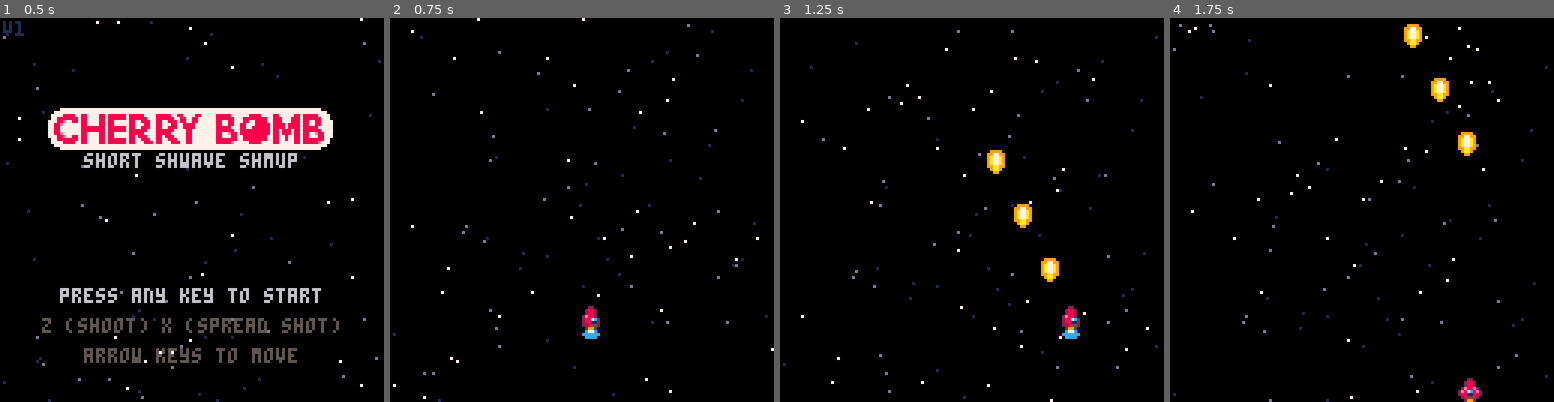
Above: before the commit, frames 1-4 (left to right).
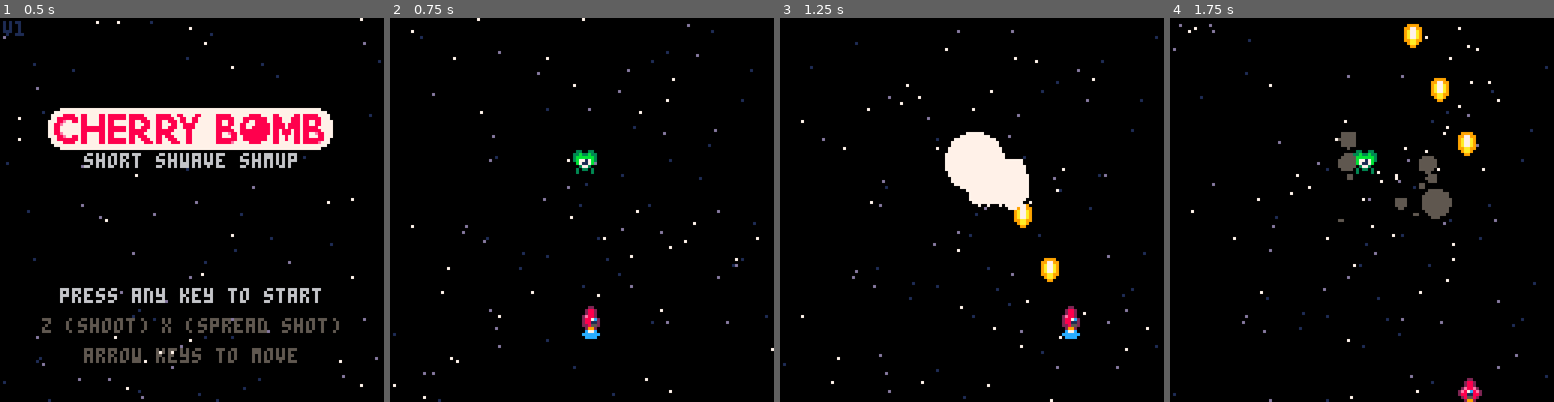
Above: after the commit, the same moments.

Repository: jakeklassen/cherry-bomb-godot
Game: Godot game, scene res://scenes/screens/title_screen.tscn
The game is run twice, just before and just after one commit, with the same random seed, the same clock (stepped at 60 frames per second) and the same inputs.
Inputs:
- Up to frame 1 (0.5 s): no input
- Up to frame 2 (0.75 s): tap Enter at 0.5 s; hold Right (move_right) from 0.53 s (still down); hold X (fire) from 0.53 s (still down)
- Up to frame 3 (1.25 s): keep holding Right (move_right); keep holding X (fire)
- Up to frame 4 (1.75 s): release Right (move_right) at 1.28 s; release X (fire) at 1.28 s; hold Down (move_down) from 1.28 s (still down); tap X (fire) at 1.35 s

Frame 1 is identical in both runs. In frame 2, 0.3% of the frame differs, in the area x 47-54%, y 34-41%; in frame 3, 3.0%, in the area x 42-65%, y 29-50%; in frame 4, 1.5%.

Commit message:
saving some explosion work

Diff:
--- a/project.godot
+++ b/project.godot
@@ -23,6 +23,7 @@
 window/size/window_width_override=512
 window/size/window_height_override=512
 window/stretch/mode="viewport"
+window/vsync/vsync_mode=0
 
 [editor]
 
@@ -79,6 +80,14 @@
 ]
 }
 
+[layer_names]
+
+2d_physics/layer_1="Player"
+2d_physics/layer_2="Player Projectile"
+2d_physics/layer_3="Pickup"
+2d_physics/layer_4="Enemy"
+2d_physics/layer_5="Enemy Projectile"
+
 [rendering]
 
 textures/canvas_textures/default_texture_filter=0
--- a/scenes/entities/bullet.gd
+++ b/scenes/entities/bullet.gd
@@ -16,3 +16,28 @@
 
 func _on_visible_on_screen_notifier_2d_screen_exited() -> void:
 	queue_free()
+
+func _on_area_entered(area: Area2D) -> void:
+	velocity = Vector2.ZERO
+	z_index = 100
+	$Sprite2D.texture = null
+
+	var flash = Particle.new()
+	flash.age = 0
+	flash.max_age = 0
+	flash.radius = 12
+	flash.color = Color.hex(Pico8.Pico8Color.Color7)
+	flash.velocity = Vector2.ZERO
+	area.add_child(flash)
+
+	for i in 30:
+		add_child(Particle.new())
+
+	for i in 20:
+		var spark = Particle.new()
+		spark.spark = true
+		spark.velocity = Vector2(randf_range(-120, 120), randf_range(-120, 120))
+		add_child(spark)
+
+	await get_tree().create_timer(1).connect("timeout", queue_free)
+#	queue_free()
--- a/scenes/entities/bullet.tscn
+++ b/scenes/entities/bullet.tscn
@@ -7,6 +7,8 @@
 size = Vector2(6, 8)
 
 [node name="Bullet" type="Area2D"]
+collision_layer = 2
+collision_mask = 8
 script = ExtResource("1_awwi1")
 
 [node name="CollisionShape2D" type="CollisionShape2D" parent="."]
@@ -19,4 +21,5 @@
 
 [node name="VisibleOnScreenNotifier2D" type="VisibleOnScreenNotifier2D" parent="."]
 
+[connection signal="area_entered" from="." to="." method="_on_area_entered"]
 [connection signal="screen_exited" from="VisibleOnScreenNotifier2D" to="." method="_on_visible_on_screen_notifier_2d_screen_exited"]
--- a/scenes/entities/enemies/green_alien.tscn
+++ b/scenes/entities/enemies/green_alien.tscn
@@ -42,11 +42,12 @@
 size = Vector2(8, 8)
 
 [node name="GreenAlien" type="Area2D"]
+collision_layer = 8
+collision_mask = 3
 
 [node name="AnimatedSprite2D" type="AnimatedSprite2D" parent="."]
 sprite_frames = SubResource("SpriteFrames_jk4ho")
 autoplay = "default"
 
 [node name="CollisionShape2D" type="CollisionShape2D" parent="."]
-visible = false
 shape = SubResource("RectangleShape2D_85h8s")
--- a/scenes/game.tscn
+++ /dev/null
@@ -1,20 +0,0 @@
-[gd_scene load_steps=4 format=3 uid="uid://bnnlsr4boss3"]
-
-[ext_resource type="AudioStream" uid="uid://cmbokm0vgejbv" path="res://assets/audio/title-screen-music.wav" id="1_lt5io"]
-[ext_resource type="PackedScene" uid="uid://b50dtnmtf8mkc" path="res://scenes/entities/player.tscn" id="1_qlm8k"]
-[ext_resource type="Script" path="res://scenes/starfield.gd" id="3_bla65"]
-
-[node name="Node2D" type="Node2D"]
-
-[node name="AudioStreamPlayer" type="AudioStreamPlayer" parent="."]
-stream = ExtResource("1_lt5io")
-
-[node name="Camera2D" type="Camera2D" parent="."]
-texture_filter = 1
-position = Vector2(64, 64)
-
-[node name="Starfield" type="Node2D" parent="."]
-script = ExtResource("3_bla65")
-
-[node name="Player" parent="." instance=ExtResource("1_qlm8k")]
-position = Vector2(64, 64)
--- a/scenes/screens/game_screen.gd
+++ b/scenes/screens/game_screen.gd
@@ -4,6 +4,8 @@
 @export var max_lives: int = 4
 @export var cherries: int  = 0
 @export var score: int = 0
+@export var wave: int = 0
+@export var max_waves: int = 9
 
 # highscore loading?
 
--- a/scenes/screens/game_screen.tscn
+++ b/scenes/screens/game_screen.tscn
@@ -1,8 +1,9 @@
-[gd_scene load_steps=5 format=3 uid="uid://cqurpijiboupe"]
+[gd_scene load_steps=6 format=3 uid="uid://cqurpijiboupe"]
 
 [ext_resource type="Script" path="res://scenes/screens/game_screen.gd" id="1_b14wn"]
 [ext_resource type="Script" path="res://scenes/starfield.gd" id="3_86dqm"]
 [ext_resource type="PackedScene" uid="uid://b50dtnmtf8mkc" path="res://scenes/entities/player.tscn" id="3_vs7wm"]
+[ext_resource type="PackedScene" uid="uid://dwyccww2roa67" path="res://scenes/entities/enemies/green_alien.tscn" id="4_m2rxy"]
 
 [sub_resource type="RectangleShape2D" id="RectangleShape2D_3ptrv"]
 
@@ -12,6 +13,7 @@
 [node name="CollisionShape2D" type="CollisionShape2D" parent="."]
 visible = false
 shape = SubResource("RectangleShape2D_3ptrv")
+disabled = true
 
 [node name="Camera2D" type="Camera2D" parent="."]
 texture_filter = 1
@@ -22,3 +24,6 @@
 
 [node name="Player" parent="." instance=ExtResource("3_vs7wm")]
 position = Vector2(64, 100)
+
+[node name="GreenAlien" parent="." instance=ExtResource("4_m2rxy")]
+position = Vector2(65, 48)
--- a/scenes/starfield.gd
+++ b/scenes/starfield.gd
@@ -1,4 +1,4 @@
-# @tool
+#@tool
 
 extends Node2D
 
@@ -11,9 +11,9 @@
 func _ready() -> void:
 	for i in count:
 		var star = {
-			"color": Color.from_string("#fff1e8", Color.WHITE),
-			"position": Vector2(randi_range(1, 127), randi_range(1, 127)),
-			"speed": velocities.pick_random(),
+			color = Color.from_string("#fff1e8", Color.WHITE),
+			position = Vector2(randi_range(1, 127), randi_range(1, 127)),
+			speed = velocities.pick_random(),
 		}
 
 		if star.speed < 30:
@@ -34,6 +34,6 @@
 
 	queue_redraw();
 
-func  _draw() -> void:
+func _draw() -> void:
 	for star in stars:
 		draw_rect(Rect2(star.position.x, star.position.y, 1, 1), star.color, true);
--- /dev/null
+++ b/scripts/particle.gd
@@ -0,0 +1,61 @@
+extends Node2D
+
+class_name Particle
+
+enum Bias { Blue, Red }
+
+var age: float
+var max_age: float
+var color: Color
+var radius: float
+var isBlue: bool
+var spark: bool
+var velocity: Vector2
+
+func _init(x: float = 0, y: float = 0) -> void:
+	age = randf_range(0, 0.066)
+	max_age = 0.333 + randf_range(0, 0.333)
+	color = Color.hex(Pico8.Pico8Color.Color7)
+	radius = 1 + randi_range(0, 4)
+	isBlue = false
+	spark = false
+	position = Vector2(x, y)
+	velocity = Vector2(randf_range(-90, 90), randf_range(-90, 90))
+
+func _process(delta: float) -> void:
+	age += delta
+	velocity *= 0.85
+
+	if age >= max_age:
+		radius -= 0.5
+
+		if radius <= 0:
+			queue_free()
+			return
+
+	position += velocity * delta
+	color = determine_particle_color_from_age()
+
+	queue_redraw()
+
+func _draw() -> void:
+	if spark == true:
+		draw_rect(Rect2(position.x, position.y, 1, 1), Color.hex(Pico8.Pico8Color.Color7))
+	else:
+		draw_circle(position, floori(radius), color)
+#	draw_arc(position, floori(radius), 0, TAU, 32, color)
+
+func determine_particle_color_from_age() -> Color:
+	if (isBlue == false):
+		if age > 0.5:
+			return Color.hex(Pico8.Pico8Color.Color5)
+		elif age > 0.4:
+			return Color.hex(Pico8.Pico8Color.Color2)
+		elif age > 0.33:
+			return Color.hex(Pico8.Pico8Color.Color8)
+		elif age > 0.233:
+			return Color.hex(Pico8.Pico8Color.Color9)
+		elif age > 0.166:
+			return Color.hex(Pico8.Pico8Color.Color10)
+
+	return Color.hex(Pico8.Pico8Color.Color7)
--- /dev/null
+++ b/scripts/pico8.gd
@@ -0,0 +1,22 @@
+extends Node
+
+class_name Pico8
+
+enum Pico8Color {
+	Color0 = 0x000000FF,
+	Color1 = 0x1D2B53FF,
+	Color2 = 0x7E2553FF,
+	Color3 = 0x008751FF,
+	Color4 = 0xAB5236FF,
+	Color5 = 0x5F574FFF,
+	Color6 = 0xC2C3C7FF,
+	Color7 = 0xFFF1E8FF,
+	Color8 = 0xFF004DFF,
+	Color9 = 0xFFA300FF,
+	Color10 = 0xFFEC27FF,
+	Color11 = 0x00E436FF,
+	Color12 = 0x29ADFFFF,
+	Color13 = 0x83769CFF,
+	Color14 = 0xFF77A8FF,
+	Color15 = 0xFFCCAAFF,
+}
--- /dev/null
+++ b/shaders/jitter_free.gdshader
@@ -0,0 +1,28 @@
+shader_type canvas_item;
+
+// Texture must have 'Linear filter' enabled!
+
+// Automatic smoothing
+// independent of geometry and perspective
+vec4 texturePointSmooth(sampler2D smp, vec2 uv, vec2 pixel_size)
+{
+	vec2 ddx = dFdx(uv);
+	vec2 ddy = dFdy(uv);
+	vec2 lxy = sqrt(ddx * ddx + ddy * ddy);
+
+	vec2 uv_pixels = uv / pixel_size;
+
+	vec2 uv_pixels_floor = round(uv_pixels) - vec2(0.5f);
+	vec2 uv_dxy_pixels = uv_pixels - uv_pixels_floor;
+
+	uv_dxy_pixels = clamp((uv_dxy_pixels - vec2(0.5f)) * pixel_size / lxy + vec2(0.5f), 0.0f, 1.0f);
+
+	uv = uv_pixels_floor * pixel_size;
+
+	return textureGrad(smp, uv + uv_dxy_pixels * pixel_size, ddx, ddy);
+}
+
+void fragment()
+{
+	COLOR = texturePointSmooth(TEXTURE, UV, TEXTURE_PIXEL_SIZE);
+}
--- /dev/null
+++ b/shaders/jitter_free_material.tres
@@ -0,0 +1,6 @@
+[gd_resource type="ShaderMaterial" load_steps=2 format=3 uid="uid://bgsp1umlgdk4u"]
+
+[ext_resource type="Shader" path="res://shaders/jitter_free.gdshader" id="1_814tv"]
+
+[resource]
+shader = ExtResource("1_814tv")
Not shown, added: .editorconfig
